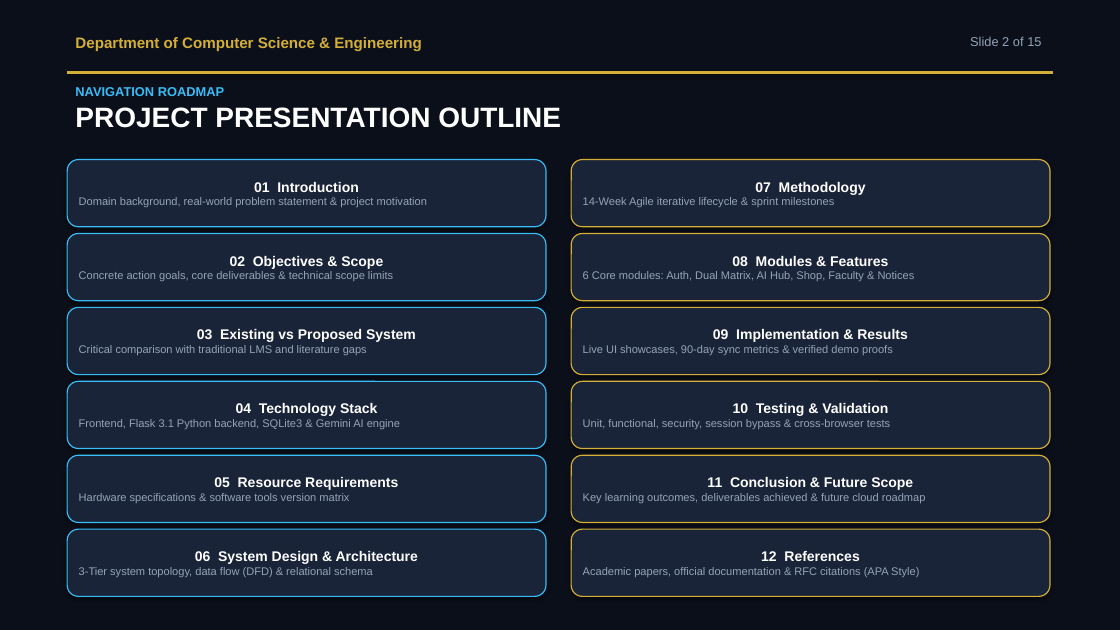
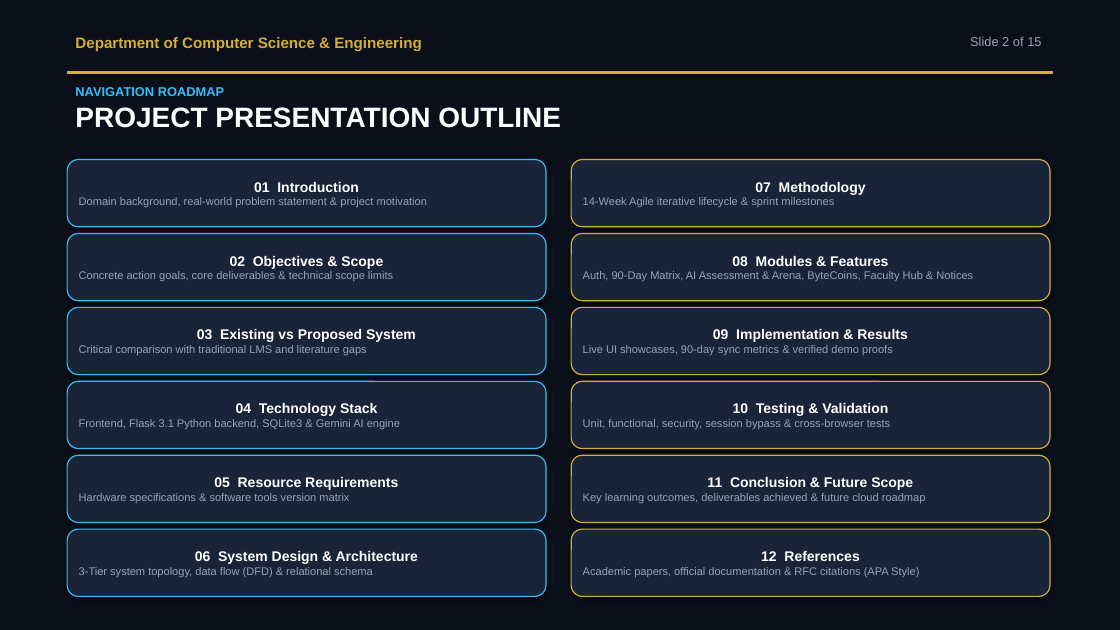
Before and after one commit to CodingWithAman1/NexusEduAI, a slide deck: slide 2 of NexusEdu_AI_Mini_Project_Presentation.pptx. Drawn at 1120x630 pixels with LibreOffice and Linux fonts; fonts in the diff are those of the drawing. Boxes give left, top, right and bottom in pixels: in the first picture for what was removed or moved away, otherwise in the second. Text is boxed around its words. In the diff, an @@ line names an element or a change of style, - is before the commit and + after.

```diff
--- a/NexusEdu_AI_Mini_Project_Presentation.pptx
+++ b/NexusEdu_AI_Mini_Project_Presentation.pptx
@@ text in rounded rectangle at [583,271,973,281]: text changed @@
-6 Core modules: Auth, Dual Matrix, AI Hub, Shop, Faculty & Notices
+Auth, 90-Day Matrix, AI Assessment & Arena, ByteCoins, Faculty Hub & Notices
```
Also in this commit, not shown: 10 other slides changed, 7 other files.
